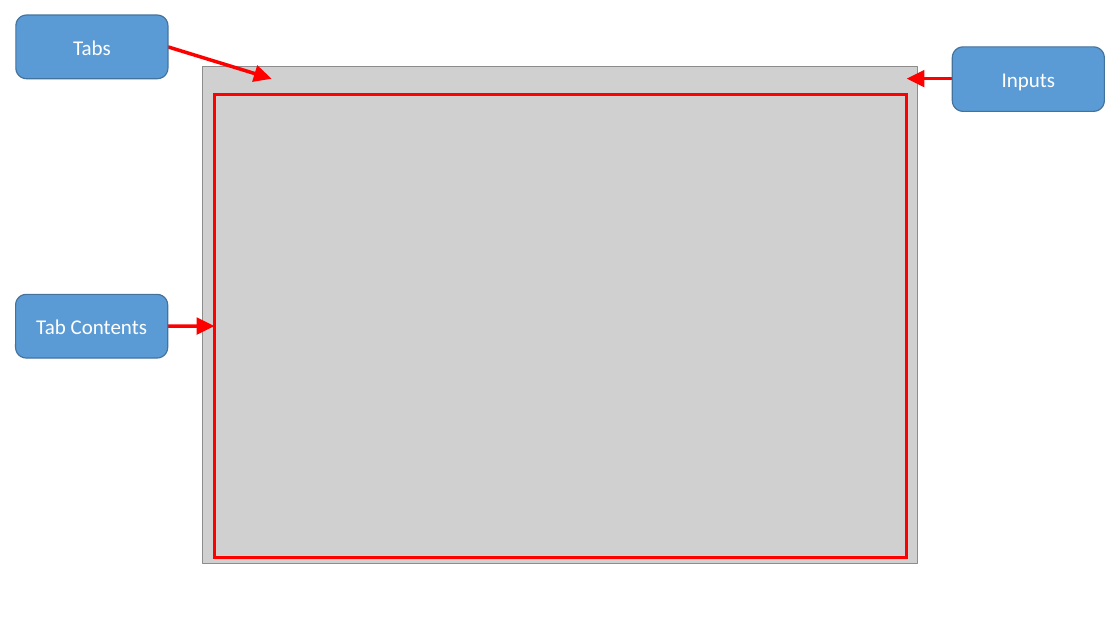
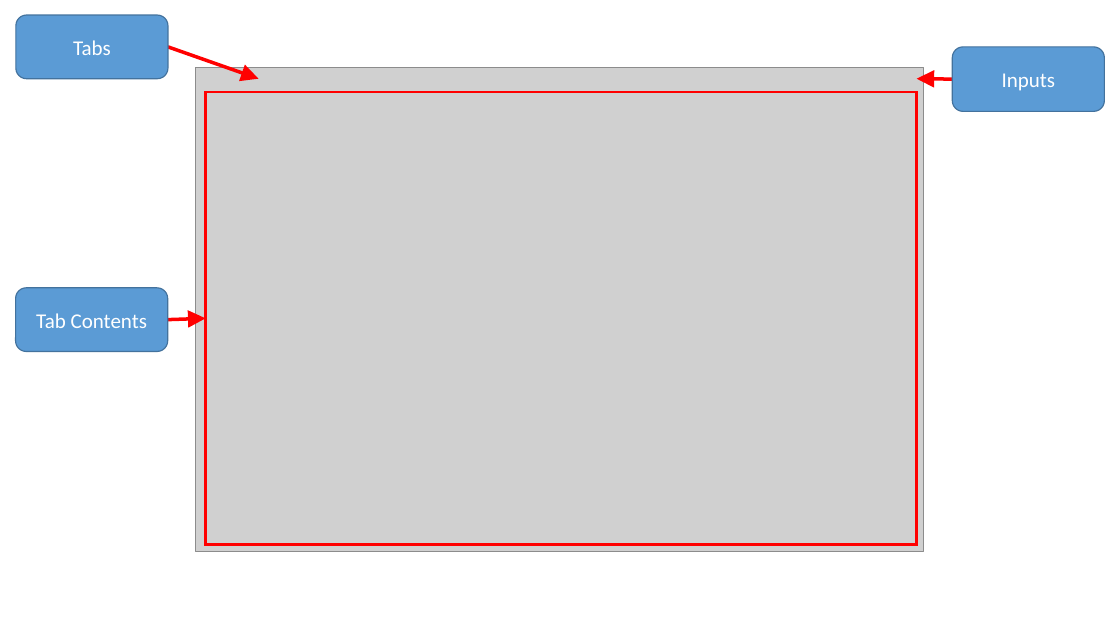
Before and after one commit to JGCRI/argus, a slide deck: slide 1 of vignettes/vignetteFigs/00vignetteFigs.pptx. Drawn at 1120x630 pixels with LibreOffice and Linux fonts; fonts in the diff are those of the drawing; grey boxes stand for pictures. Boxes give left, top, right and bottom in pixels: in the first picture for what was removed or moved away, otherwise in the second. Text is boxed around its words. In the diff, an @@ line names an element or a change of style, - is before the commit and + after.

```diff
--- a/vignettes/vignetteFigs/00vignetteFigs.pptx
+++ b/vignettes/vignetteFigs/00vignetteFigs.pptx
@@ arrow moved from (168, 47) - (271, 79) to (168, 47) - (259, 79) @@
@@ picture: place and size @@
-picture at <box>203,66,918,564</box>
+picture at <box>195,67,923,551</box>
@@ arrow moved from (964, 79) - (907, 79) to (953, 79) - (917, 79) @@
@@ rectangle: place and size @@
-rectangle at <box>214,94,907,558</box>
+rectangle at <box>206,92,918,544</box>
@@ rounded rectangle "Tab Contents": place and size @@
-rounded rectangle "Tab Contents" at <box>16,294,168,358</box>
+rounded rectangle "Tab Contents" at <box>16,288,168,352</box>
@@ arrow moved from (168, 326) - (214, 326) to (168, 320) - (206, 318) @@
```
Also in this commit, not shown: 11 other slides changed, 2 slides added, 1 slide removed, 26 other files.
